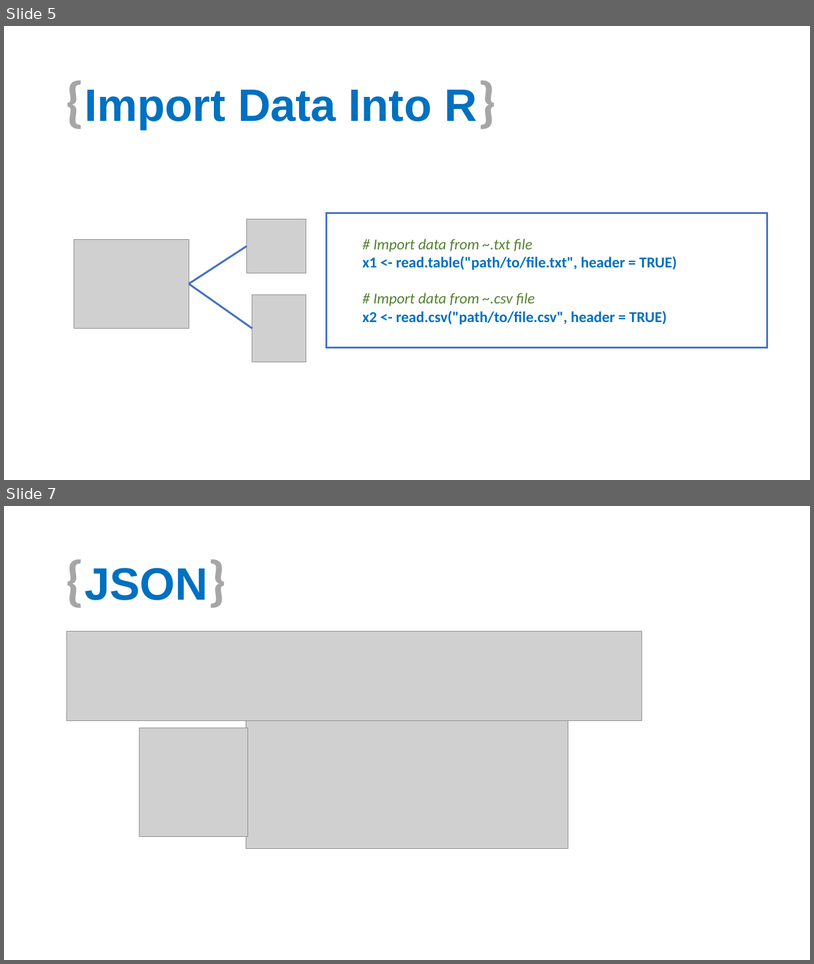
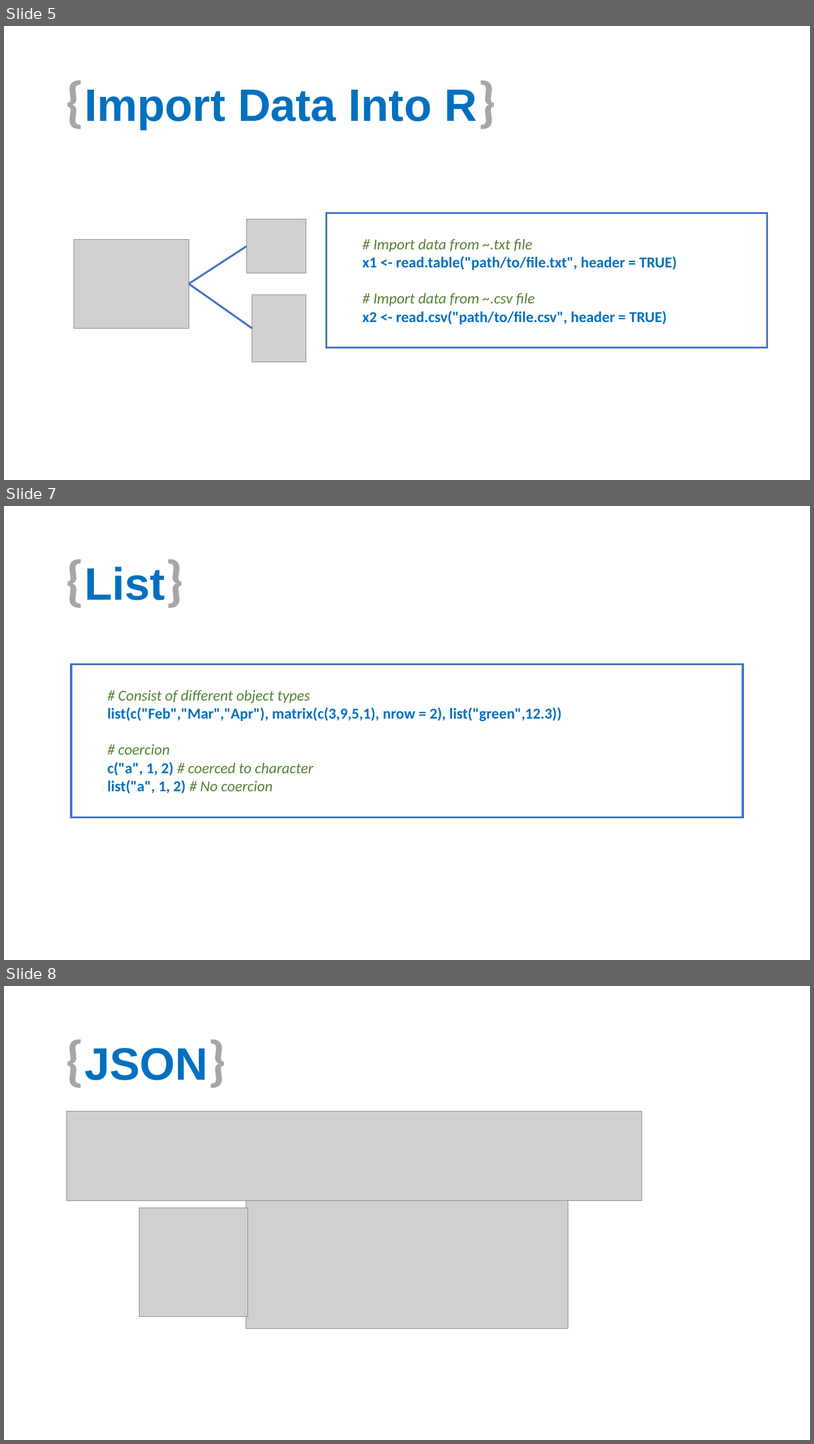
Before and after one commit to aephidayatuloh/basic_r_json, a slide deck: Introduction To R & JSON.pptx. Shown one above the other, each under a label of ours: slides 5 and 7 before the commit, slides 5, 7 and 8 after it; the slides between them are not shown. The pictures are 814x964 and 814x1444 pixels, drawn with LibreOffice and Linux fonts; fonts in the diff are those of the drawing; grey boxes stand for pictures; background and template pictures are left out. Boxes give left, top, right and bottom in pixels: in the first picture for what was removed or moved away, otherwise in the second. Text is boxed around its words. In the diff, an @@ line names an element or a change of style, - is before the commit and + after.

```diff
--- a/Introduction To R & JSON.pptx
+++ b/Introduction To R & JSON.pptx
@@ slide 7 added at box(4, 506, 810, 960), background #FFFFFF @@
@@ title added at box(84, 567, 165, 600), 54 pt, text #0070C0, bold @@
+{List}
@@ rectangle added at box(71, 664, 743, 817), fill #FFFFFF, outline #4472C4 2.25 pt, 18 pt, text #0070C0, bold @@
+  # Consist of different object types
+  list(c("Feb","Mar","Apr"), matrix(c(3,9,5,1), nrow = 2), list("green",12.3))
+  # coercion
+  c("a", 1, 2) # coerced to character
+  list("a", 1, 2) # No coercion
@@ what was slide 7 is now slide 8 @@
```
Also in this commit, not shown: 8 slides changed, 5 other slides added, 4 slides removed.
